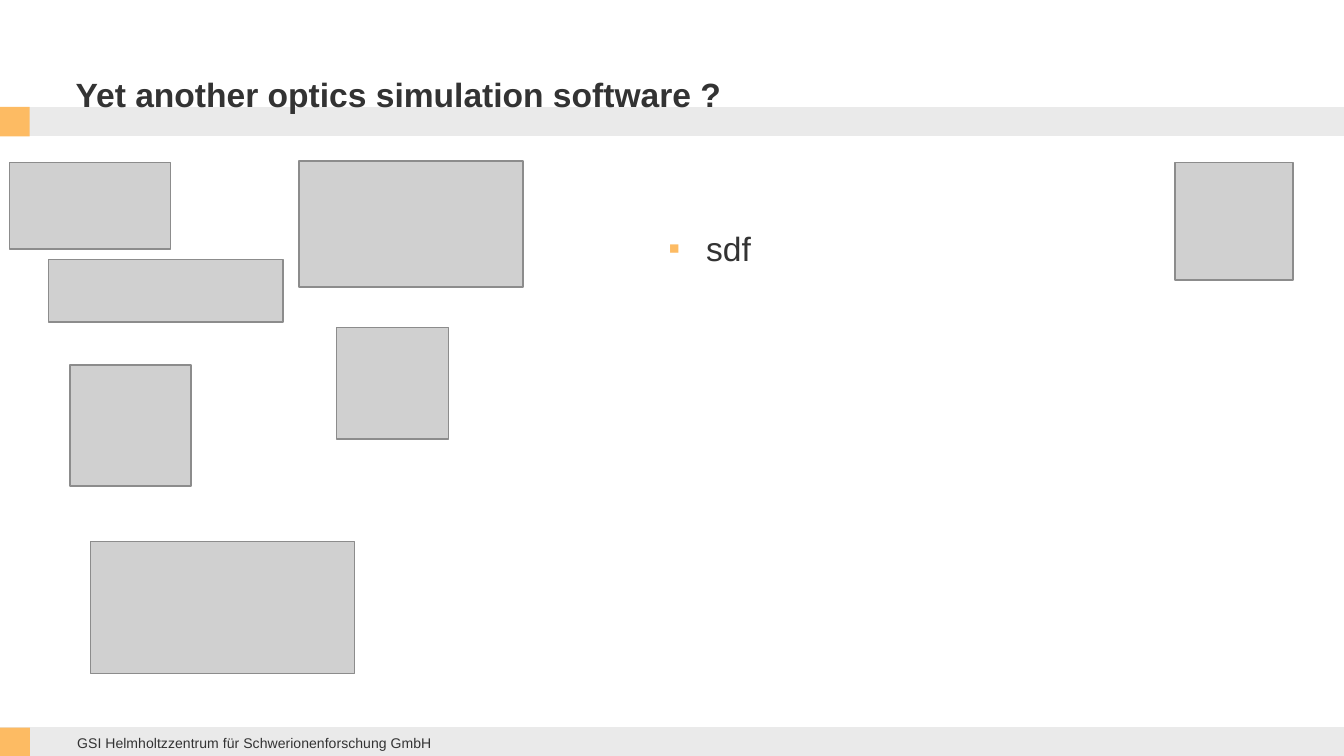
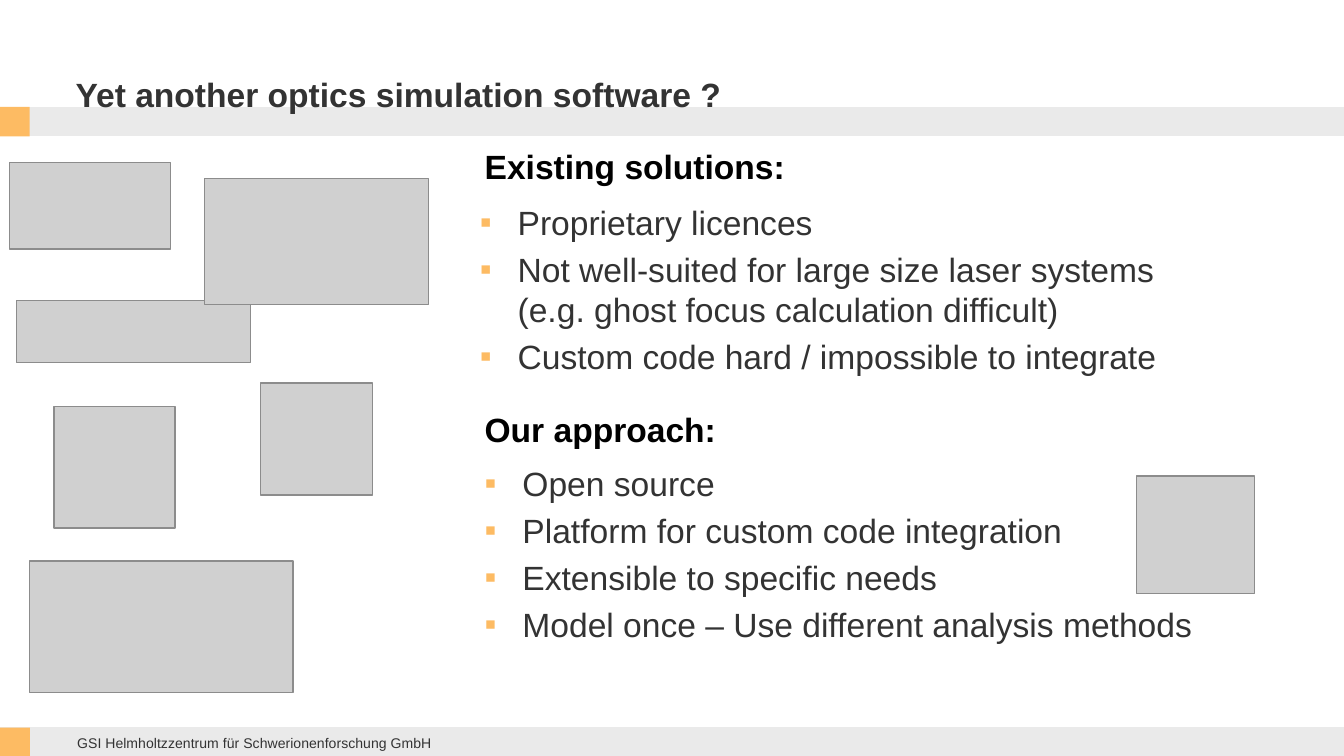
Before and after one commit to opossum-labs/opossum, a slide deck: slide 2 of book/OPOSSUM THRILL Workshop 2023.pptx. Drawn at 1344x756 pixels with LibreOffice and Linux fonts; fonts in the diff are those of the drawing; grey boxes stand for pictures; background and template pictures are left out. Boxes give left, top, right and bottom in pixels: in the first picture for what was removed or moved away, otherwise in the second. Text is boxed around its words. In the diff, an @@ line names an element or a change of style, - is before the commit and + after.

```diff
--- a/book/OPOSSUM THRILL Workshop 2023.pptx
+++ b/book/OPOSSUM THRILL Workshop 2023.pptx
@@ picture: place and size @@
-picture at <box>298,161,523,288</box>
+picture at <box>204,179,429,305</box>
@@ text added at <box>485,154,785,185</box>, 18 pt, text #000000, bold @@
+Existing solutions:
@@ text at <box>518,210,1156,375</box>: text changed @@
-▪ sdf
+▪ Proprietary licences
+▪ Not well-suited for large size laser systems (e.g. ghost focus calculation difficult)
+▪ Custom code hard / impossible to integrate
@@ picture: place and size @@
-picture at <box>48,259,282,321</box>
+picture at <box>16,300,250,362</box>
@@ picture: place and size @@
-picture at <box>336,327,448,438</box>
+picture at <box>261,383,372,495</box>
@@ picture: place and size @@
-picture at <box>70,366,191,487</box>
+picture at <box>54,407,175,528</box>
@@ text added at <box>485,417,716,448</box>, 18 pt, text #000000, bold @@
+Our approach:
@@ text added at <box>522,472,1192,643</box>, 18 pt, text #333333 @@
+▪ Open source
+▪ Platform for custom code integration
+▪ Extensible to specific needs
+▪ Model once – Use different analysis methods
@@ picture: place and size @@
-picture at <box>1175,163,1293,281</box>
+picture at <box>1137,476,1255,594</box>
@@ picture: place and size @@
-picture at <box>90,542,353,673</box>
+picture at <box>30,560,293,692</box>
```
Also in this commit, not shown: 3 other slides changed, 1 slide added, 1 slide removed.
